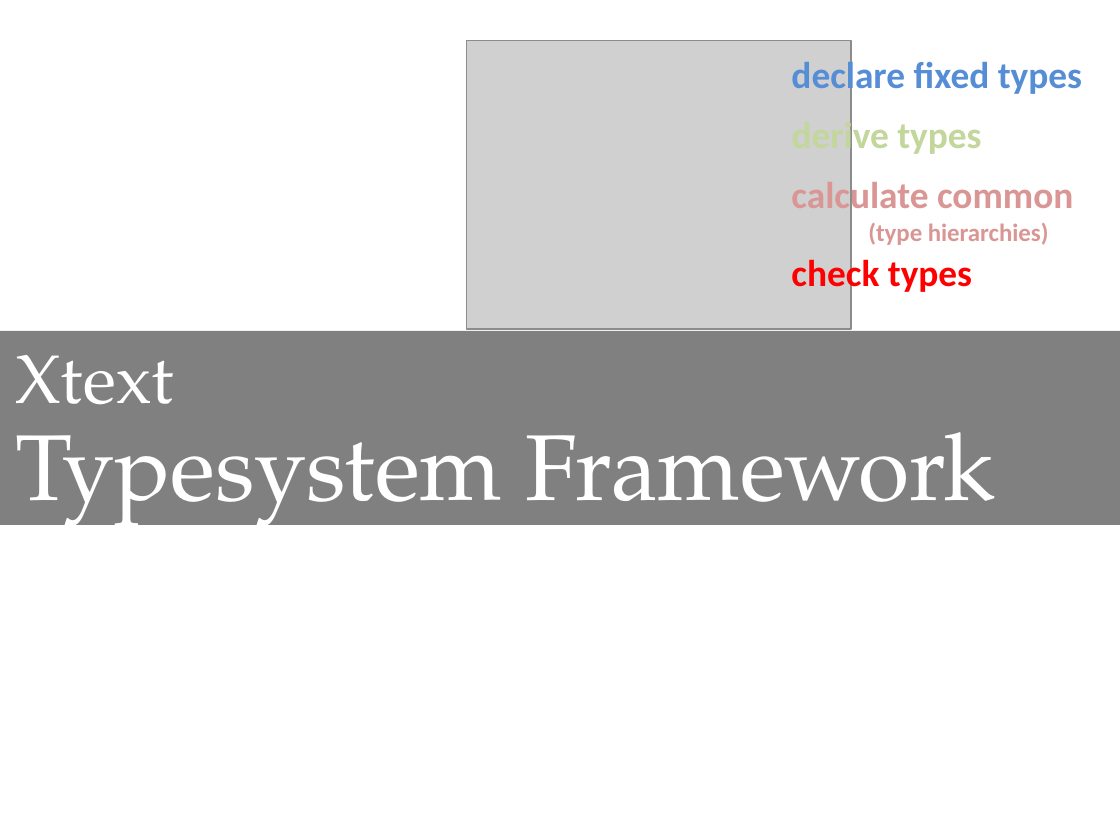
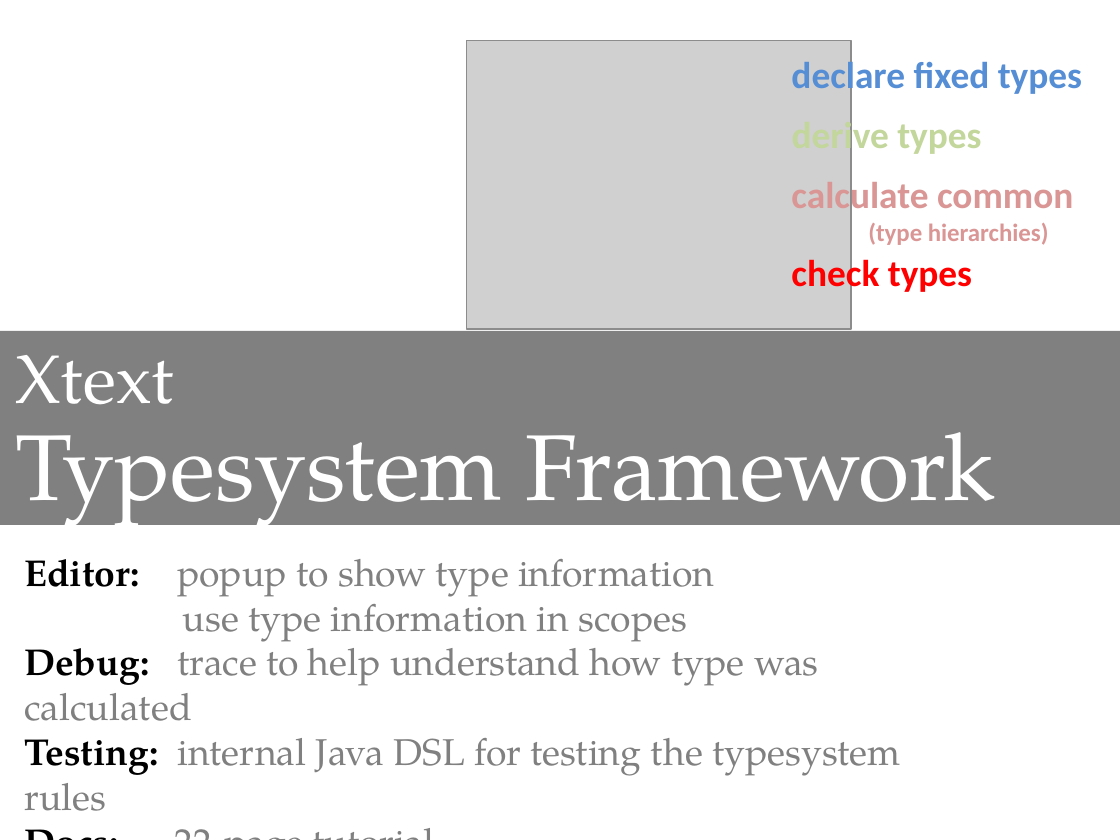
Before and after one commit to rytina/xtext-typesystem, a slide deck: slide 13 of de.itemis.xtext.typesystem/doc/XtextTypesystem.pptx (slide 9 before the commit). Drawn at 1120x840 pixels with LibreOffice and Linux fonts; fonts in the diff are those of the drawing; grey boxes stand for pictures. Boxes give left, top, right and bottom in pixels: in the first picture for what was removed or moved away, otherwise in the second. Text is boxed around its words. In the diff, an @@ line names an element or a change of style, - is before the commit and + after.

```diff
--- a/de.itemis.xtext.typesystem/doc/XtextTypesystem.pptx
+++ b/de.itemis.xtext.typesystem/doc/XtextTypesystem.pptx
@@ text added at [24,559,900,811], 24 pt, text #808080 @@
+Editor: popup to show type information
+use type information in scopes
+Debug: trace to help understand how type was calculated
+Testing: internal Java DSL for testing the typesystem rules
+Docs: 22-page tutorial
```
Also in this commit, not shown: 1 other slide changed, 4 slides added, 1 slide removed.
